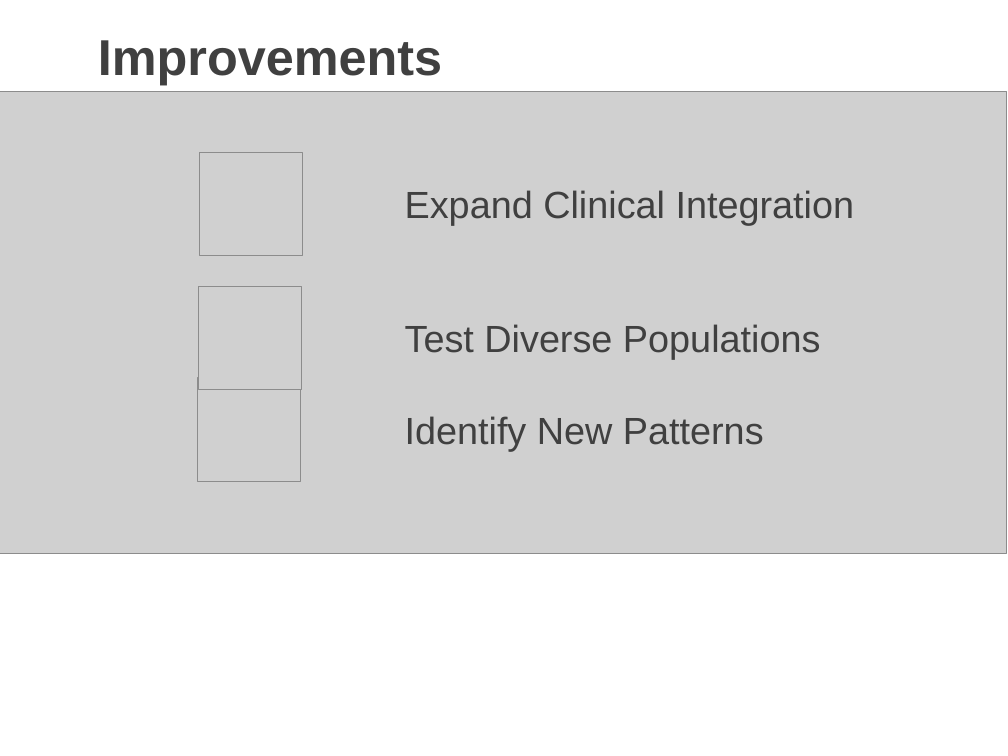
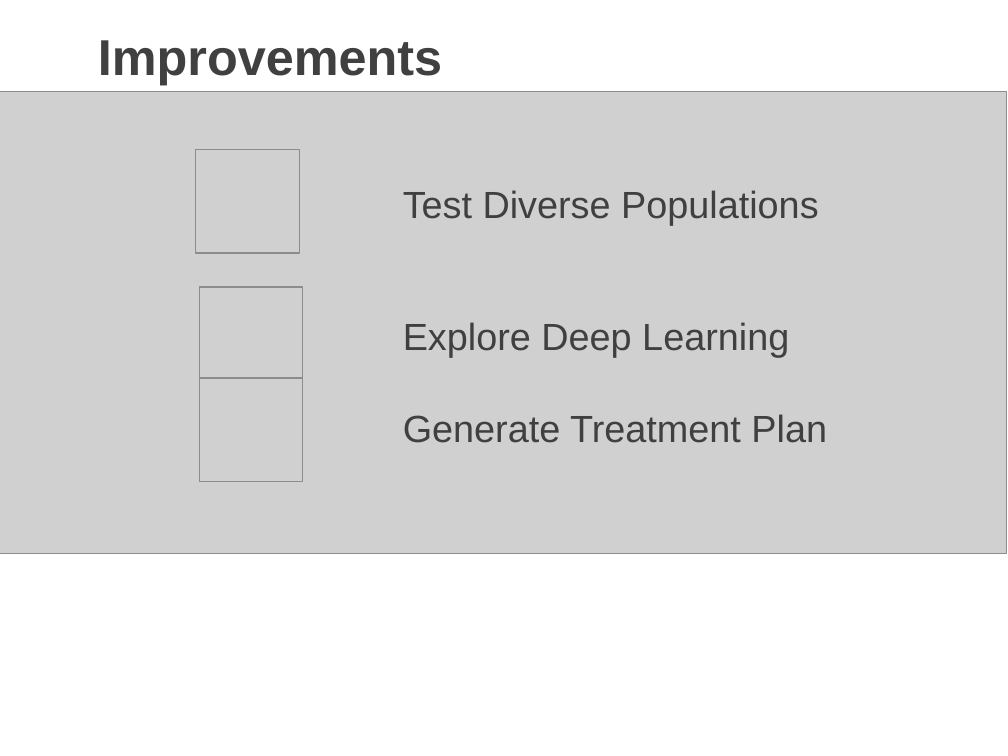
Before and after one commit to josh-dcosta/pjas-thyroid, a slide deck: slide 25 of presentation/Thyroid_Cancer_Recurrence_Presentation_v4.pptx. Drawn at 1008x756 pixels with LibreOffice and Linux fonts; fonts in the diff are those of the drawing; grey boxes stand for pictures. Boxes give left, top, right and bottom in pixels: in the first picture for what was removed or moved away, otherwise in the second. Text is boxed around its words. In the diff, an @@ line names an element or a change of style, - is before the commit and + after.

```diff
--- a/presentation/Thyroid_Cancer_Recurrence_Presentation_v4.pptx
+++ b/presentation/Thyroid_Cancer_Recurrence_Presentation_v4.pptx
@@ picture: place and size @@
-picture at [199, 286, 302, 390]
+picture at [196, 149, 299, 253]
@@ text "Test Diverse Populations": place and size @@
-text "Test Diverse Populations" at [405, 324, 821, 359]
+text "Test Diverse Populations" at [403, 190, 819, 225]
@@ text removed at [405, 190, 855, 225] @@
-Expand Clinical Integration
@@ picture: place and size @@
-picture at [197, 378, 300, 482]
+picture at [200, 287, 303, 391]
@@ text at [403, 322, 789, 357]: text changed @@
-Identify New Patterns
+Explore Deep Learning
@@ picture: place and size @@
-picture at [200, 152, 303, 256]
+picture at [200, 378, 303, 482]
@@ text added at [403, 414, 827, 443], 27 pt, text #404040 @@
+Generate Treatment Plan
```
Also in this commit, not shown: 4 other slides changed.
